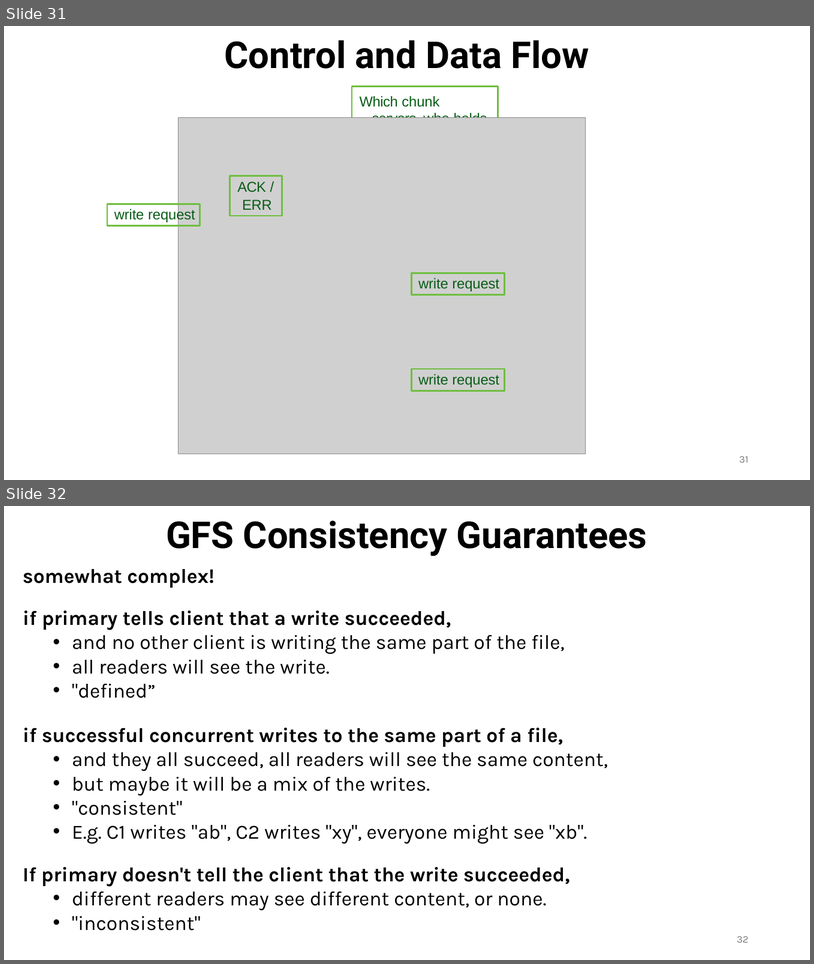
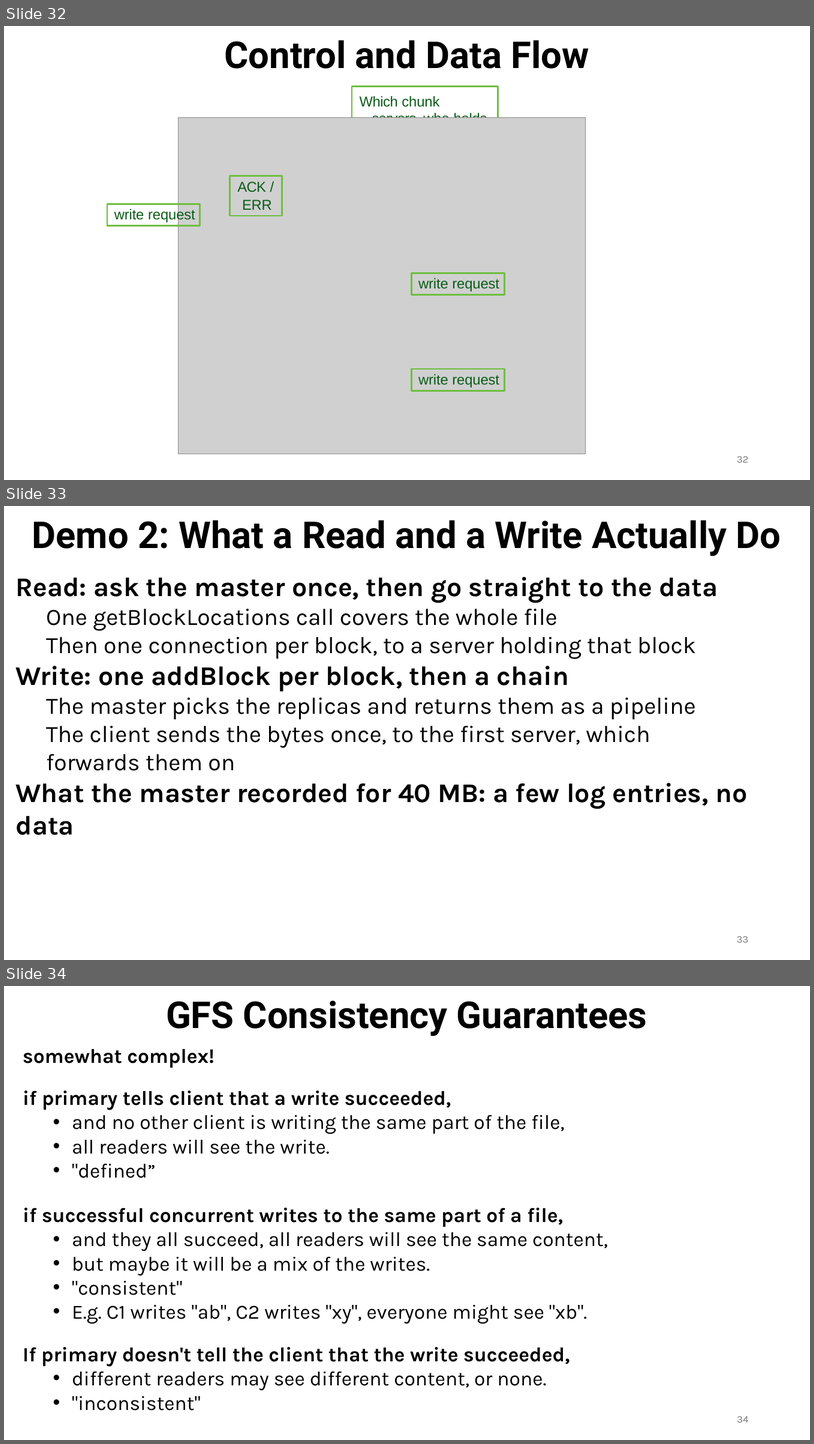
Before and after one commit to ec528/ec528.github.io, a slide deck: slides/fall26/4-gfs.pptx. Shown one above the other, each under a label of ours: slides 31 and 32 before the commit, slides 32, 33 and 34 after it. The pictures are 814x964 and 814x1444 pixels, drawn with LibreOffice and Linux fonts; fonts in the diff are those of the drawing; grey boxes stand for pictures. Boxes give left, top, right and bottom in pixels: in the first picture for what was removed or moved away, otherwise in the second. Text is boxed around its words. In the diff, an @@ line names an element or a change of style, - is before the commit and + after.

```diff
--- a/slides/fall26/4-gfs.pptx
+++ b/slides/fall26/4-gfs.pptx
@@ slide 33 added at (4, 506, 810, 960), background #FFFFFF @@
@@ title added at (32, 520, 782, 556), 44 pt, text #000000, bold @@
+Demo 2: What a Read and a Write Actually Do
@@ text added at (16, 577, 747, 835), 28 pt, text #000000 @@
+Read: ask the master once, then go straight to the data
+One getBlockLocations call covers the whole file
+Then one connection per block, to a server holding that block
+Write: one addBlock per block, then a chain
+The master picks the replicas and returns them as a pipeline
+The client sends the bytes once, to the first server, which forwards them on
+What the master recorded for 40 MB: a few log entries, no data
@@ page number added at (737, 936, 749, 942), 12 pt, text #797979 @@
+33
@@ what was slide 31 is now slide 32 @@
@@ page number at (737, 456, 749, 462): text changed @@
-31
+32
@@ what was slide 32 is now slide 34 @@
@@ page number at (737, 1416, 749, 1422): text changed @@
-32
+34
```
Also in this commit, not shown: 2 slides changed, 1 other slide added, 1 slide removed.
